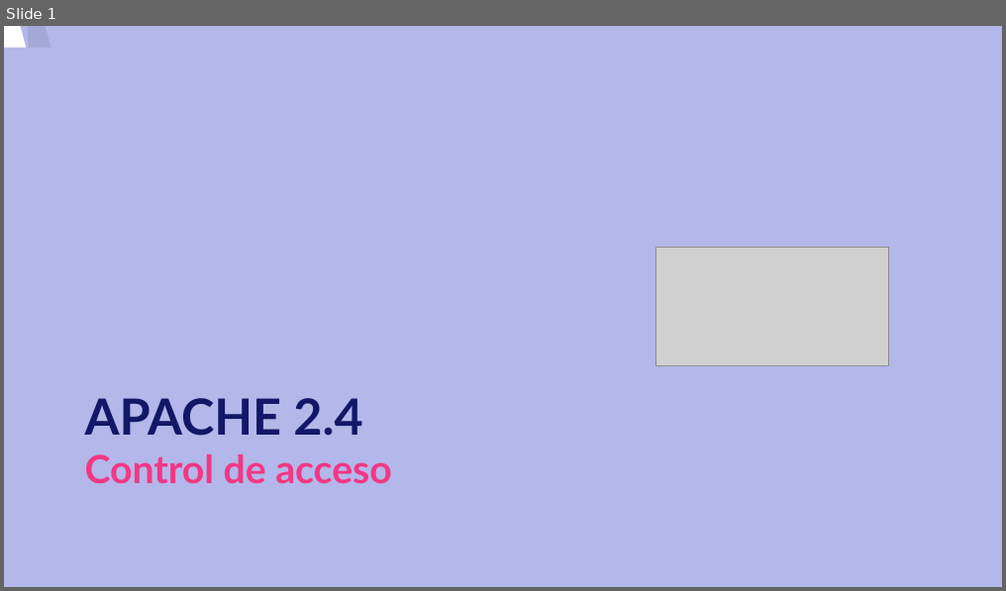
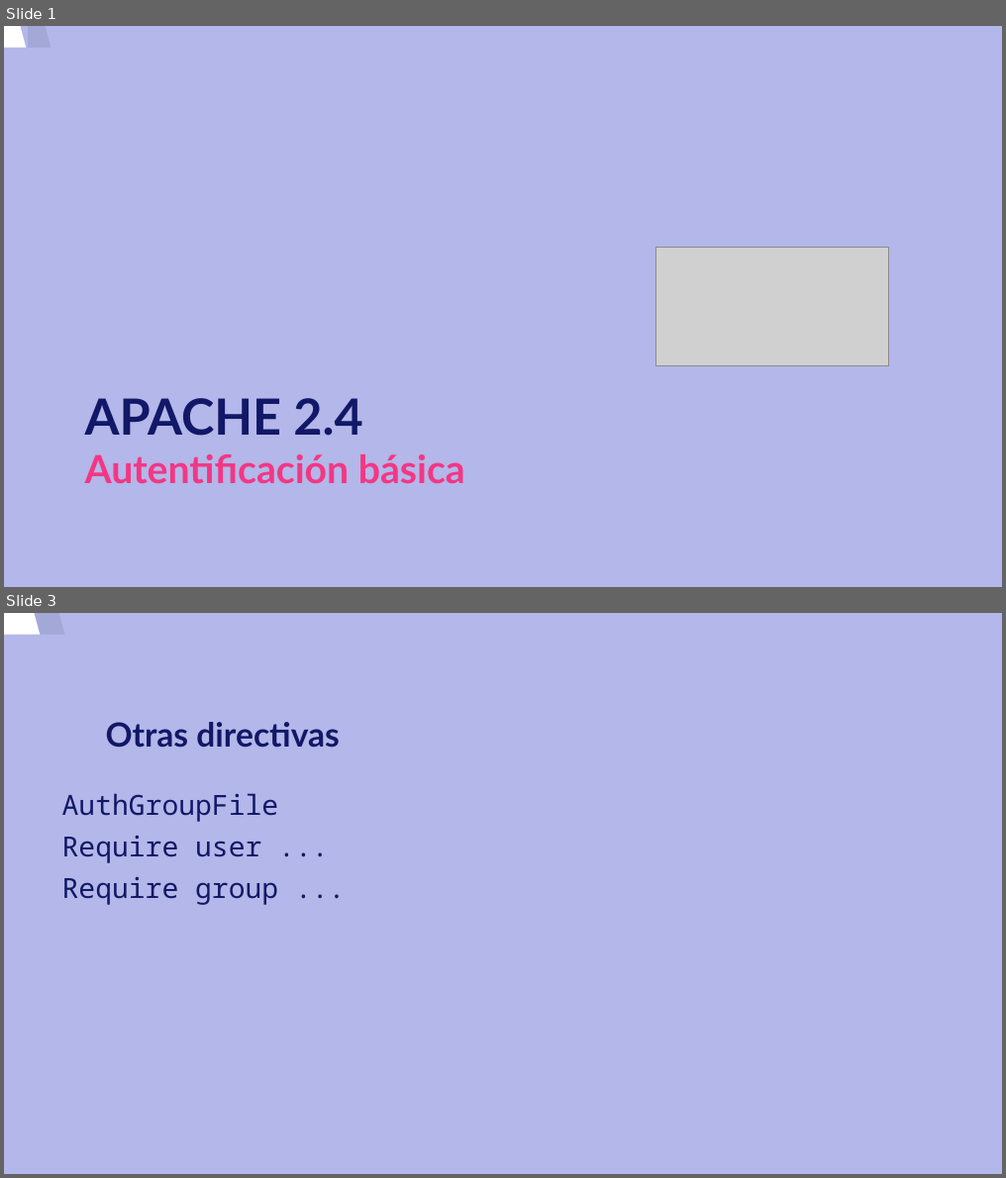
Before and after one commit to josedom24/curso_apache24, a slide deck: curso/u16/u16.odp. Shown one above the other, each under a label of ours: slide 1 before the commit, slides 1 and 3 after it; the slides between them are not shown. The pictures are 1006x591 and 1006x1178 pixels, drawn with LibreOffice and Linux fonts; fonts in the diff are those of the drawing; grey boxes stand for pictures. Boxes give left, top, right and bottom in pixels: in the first picture for what was removed or moved away, otherwise in the second. Text is boxed around its words. In the diff, an @@ line names an element or a change of style, - is before the commit and + after.

```diff
--- a/curso/u16/u16.odp
+++ b/curso/u16/u16.odp
@@ slide 3 added at bbox=[4, 613, 1002, 1174], background #B3B7E9 @@
@@ freeform shape added at bbox=[4, 613, 902, 1174], fill #FFFFFF @@
@@ freeform shape added at bbox=[29, 613, 927, 1174], fill #000000 at 8% opacity @@
@@ title added at bbox=[106, 722, 340, 747], 24 pt, text #121867, bold @@
+Otras directivas
@@ text added at bbox=[62, 793, 279, 905], 20 pt, text #121867 @@
+AuthGroupFile
+Require user ...
+Require group ...
@@ slide 1 changed as well @@
@@ title at bbox=[85, 398, 465, 483]: text changed @@
-APACHE 2.4
-Control de acceso
+APACHE 2.4
+Autentificación básica
```
Also in this commit, not shown: 2 other slides added, 3 slides removed, 1 other file.
